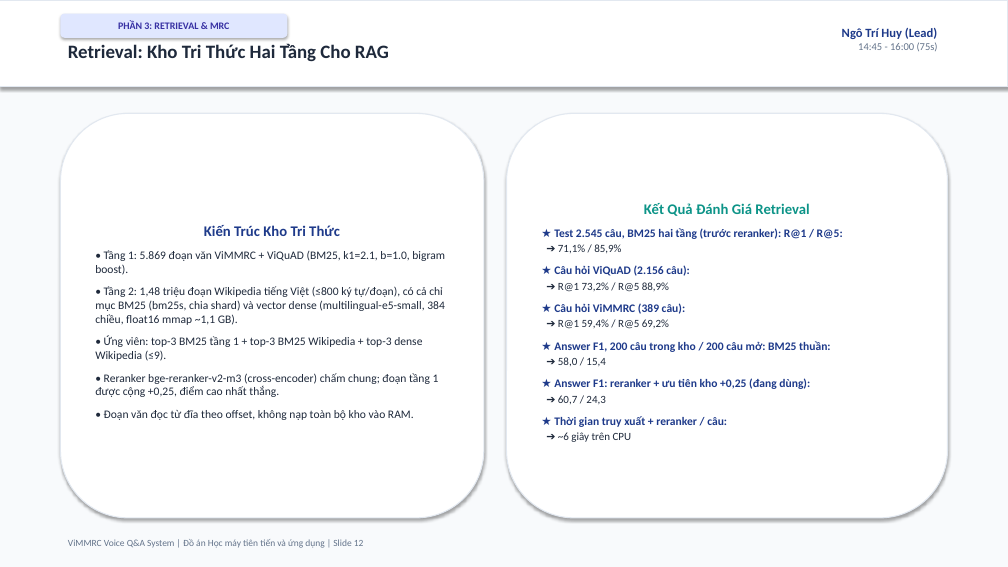
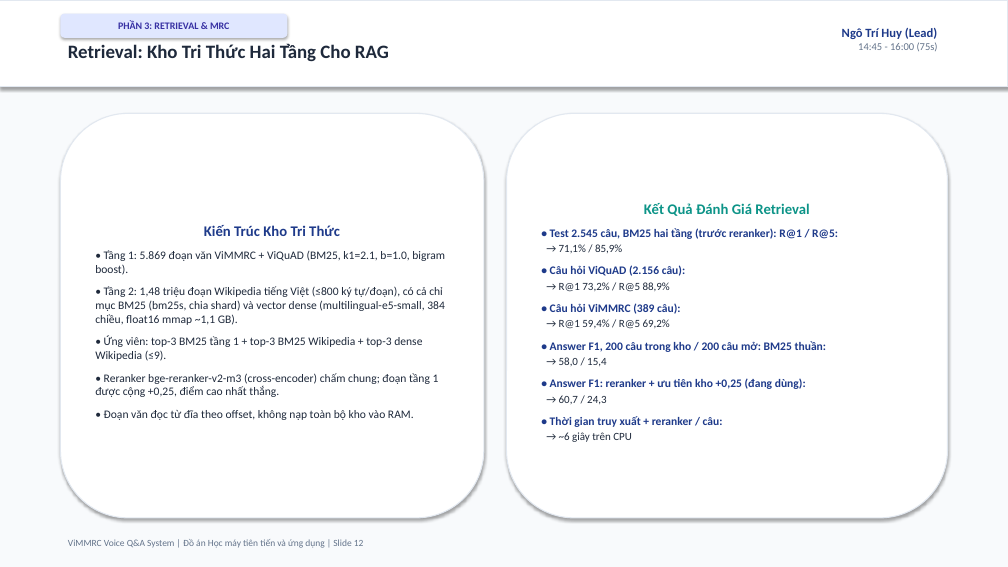
Before and after one commit to ngohuy04022000/vimmrc-qa-voice, a slide deck: slide 12 of docs/ViMMRC_Presentation_30min.pptx. Drawn at 1008x567 pixels with LibreOffice and Linux fonts; fonts in the diff are those of the drawing. Boxes give left, top, right and bottom in pixels: in the first picture for what was removed or moved away, otherwise in the second. Text is boxed around its words. In the diff, an @@ line names an element or a change of style, - is before the commit and + after.

```diff
--- a/docs/ViMMRC_Presentation_30min.pptx
+++ b/docs/ViMMRC_Presentation_30min.pptx
@@ text in rounded rectangle at (x1=550, y1=228, x2=838, y2=442): text changed @@
-★ Test 2.545 câu, BM25 hai tầng (trước reranker): R@1 / R@5:
-➔ 71,1% / 85,9%
-★ Câu hỏi ViQuAD (2.156 câu):
-➔ R@1 73,2% / R@5 88,9%
-★ Câu hỏi ViMMRC (389 câu):
-➔ R@1 59,4% / R@5 69,2%
-★ Answer F1, 200 câu trong kho / 200 câu mở: BM25 thuần:
-➔ 58,0 / 15,4
-★ Answer F1: reranker + ưu tiên kho +0,25 (đang dùng):
-➔ 60,7 / 24,3
-★ Thời gian truy xuất + reranker / câu:
-➔ ~6 giây trên CPU
+• Test 2.545 câu, BM25 hai tầng (trước reranker): R@1 / R@5:
+→ 71,1% / 85,9%
+• Câu hỏi ViQuAD (2.156 câu):
+→ R@1 73,2% / R@5 88,9%
+• Câu hỏi ViMMRC (389 câu):
+→ R@1 59,4% / R@5 69,2%
+• Answer F1, 200 câu trong kho / 200 câu mở: BM25 thuần:
+→ 58,0 / 15,4
+• Answer F1: reranker + ưu tiên kho +0,25 (đang dùng):
+→ 60,7 / 24,3
+• Thời gian truy xuất + reranker / câu:
+→ ~6 giây trên CPU
```
Also in this commit, not shown: 19 other slides changed, 24 other files.
